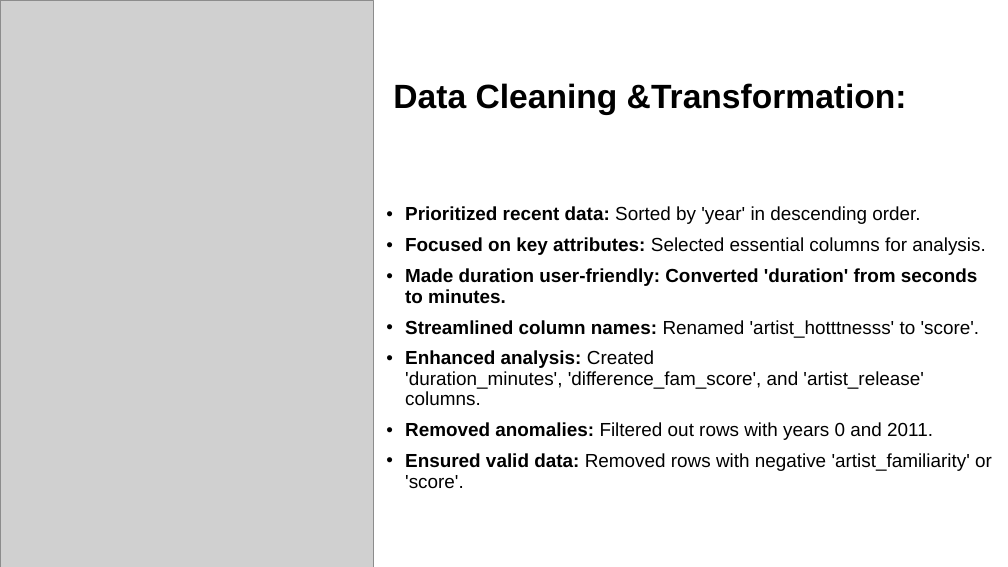
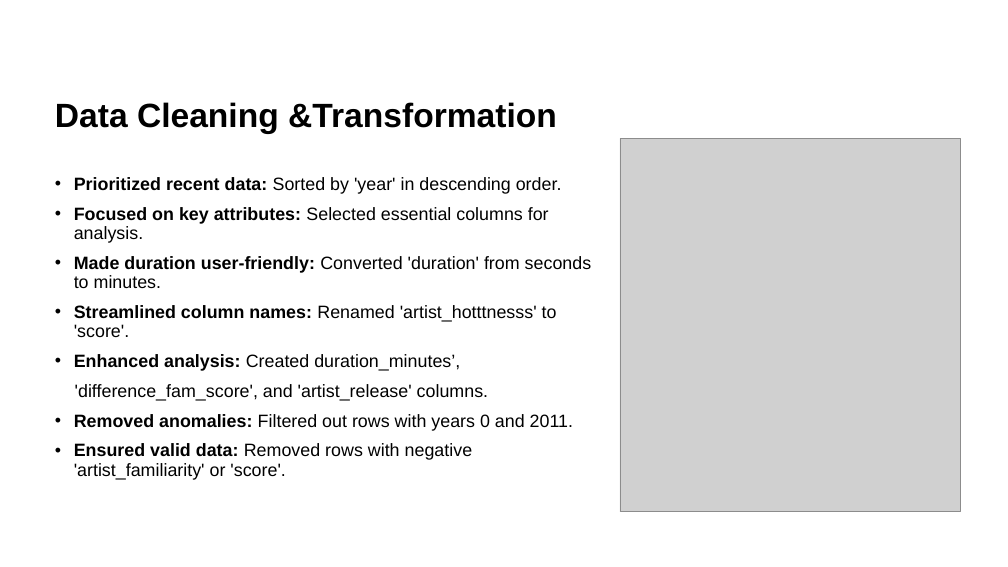
Before and after one commit to majb90/MIS548-Group-6, a slide deck: slide 5 of Project Presentation.pptx. Drawn at 1008x567 pixels with LibreOffice and Linux fonts; fonts in the diff are those of the drawing; grey boxes stand for pictures. Boxes give left, top, right and bottom in pixels: in the first picture for what was removed or moved away, otherwise in the second. Text is boxed around its words. In the diff, an @@ line names an element or a change of style, - is before the commit and + after.

```diff
--- a/Project Presentation.pptx
+++ b/Project Presentation.pptx
@@ title "Data Cleaning &Transformation" at [55, 102, 557, 134]: vertical alignment middle to bottom @@
@@ rectangle removed at [448, 0, 1008, 189] @@
@@ title at [55, 102, 557, 134]: text changed @@
-Data Cleaning &Transformation:
+Data Cleaning &Transformation
@@ picture: place and size @@
-picture at [0, 0, 373, 567]
+picture at [620, 138, 960, 512]
@@ text "Prioritized recent data: Sorted by ...": place and size @@
-text "Prioritized recent data: Sorted by ..." at [405, 206, 992, 489]
+text "Prioritized recent data: Sorted by ..." at [74, 177, 592, 480]
@@ text "Prioritized recent data: Sorted by ..." at [74, 177, 592, 480]: vertical alignment middle to top @@
@@ text at [74, 177, 592, 480]: size 18 to 17 pt in "Prioritized recent data: Sorted by 'year' in ...", "Focused on key attributes: Selected essential columns ...", "Made duration user-friendly: Converted 'duration' from secon ...", "Streamlined column names: Renamed 'artist_hotttnesss' to 'sc ..." and 2 more places; bold off in "Converted 'duration' from seconds to minutes." @@
@@ text at [74, 354, 489, 401]: text changed; size 18 to 17 pt @@
-• Enhanced analysis: Created 'duration_minutes', 'difference_fam_score', and 'artist_release' columns.
+• Enhanced analysis: Created duration_minutes’,
+'difference_fam_score', and 'artist_release' columns.
```
Also in this commit, not shown: 4 other slides changed, 17 slides added, 1 slide removed.
